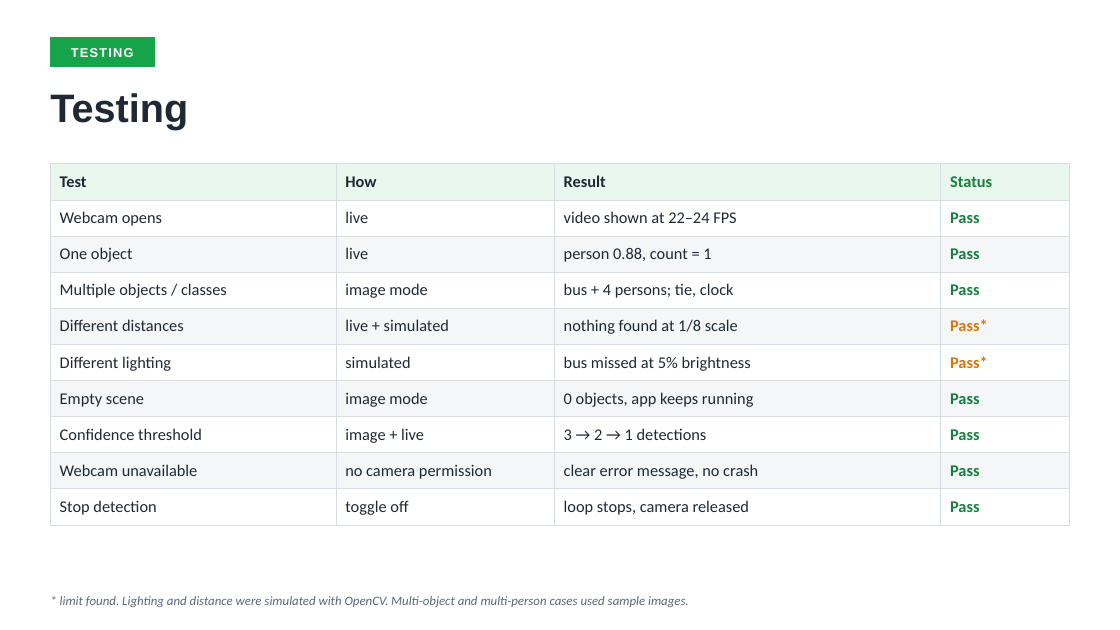
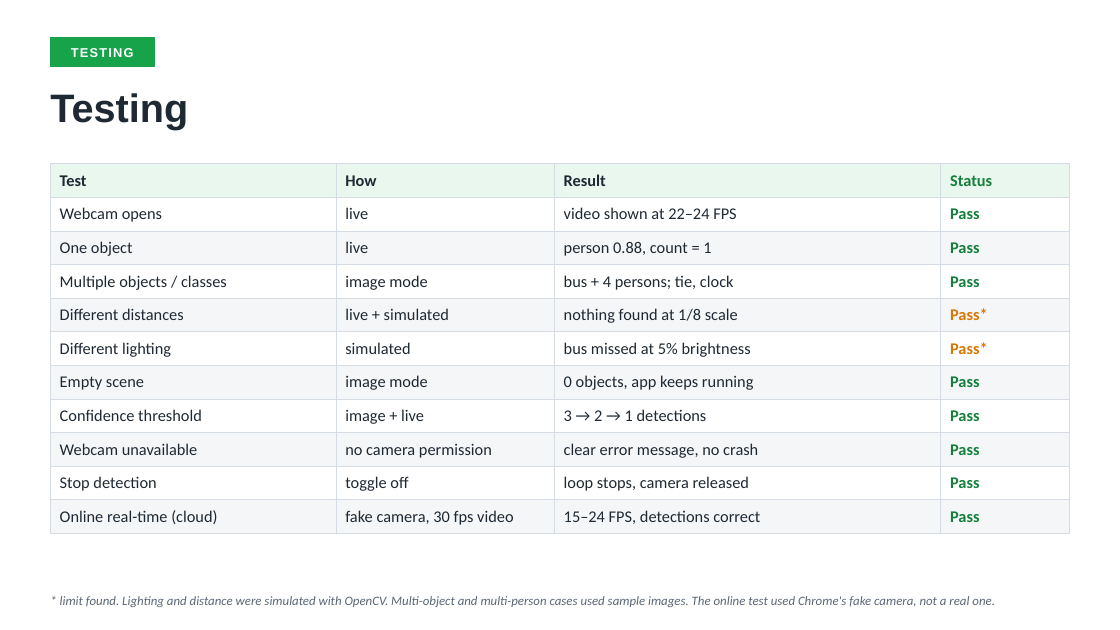
Before and after one commit to smitthakkar11/Real-Time-Object-Detection-YOLO, a slide deck: slide 12 of presentation/project_presentation.pptx. Drawn at 1120x630 pixels with LibreOffice and Linux fonts; fonts in the diff are those of the drawing. Boxes give left, top, right and bottom in pixels: in the first picture for what was removed or moved away, otherwise in the second. Text is boxed around its words. In the diff, an @@ line names an element or a change of style, - is before the commit and + after.

```diff
--- a/presentation/project_presentation.pptx
+++ b/presentation/project_presentation.pptx
@@ table at (x1=50, y1=164, x2=1070, y2=529) @@
+row 11: Online real-time (cloud) | fake camera, 30 fps video | 15–24 FPS, detections correct | Pass
@@ text at (x1=60, y1=596, x2=995, y2=607): text changed @@
-* limit found. Lighting and distance were simulated with OpenCV. Multi-object and multi-person cases used sample images.
+* limit found. Lighting and distance were simulated with OpenCV. Multi-object and multi-person cases used sample images. The online test used Chrome's fake camera, not a real one.
```
Also in this commit, not shown: 6 other slides changed, 5 other files.
